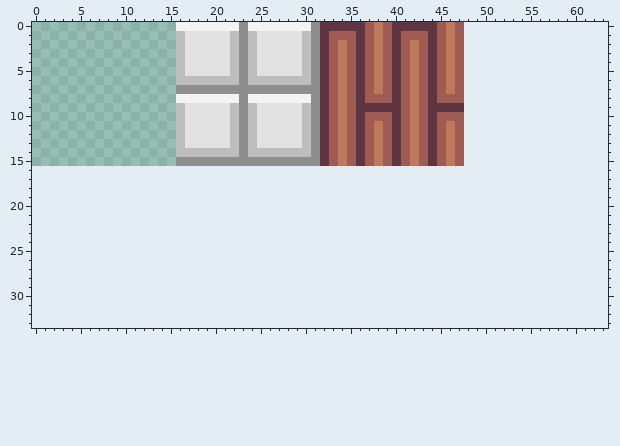
One commit to this pixel-art sprite: sprites/spr_tiles_indoor/layers/6a3d0c6b-b094-4721-9ac8-6388bea5e29b/05ff8856-4c5e-49f2-8e66-2f9ab866e2e1.png. The picture above was drawn from the file before the commit.
The file is 48x16 pixels. Shown: x 0..63, y 0..33. The old version is drawn lined up with the new one, on the new canvas.
After:
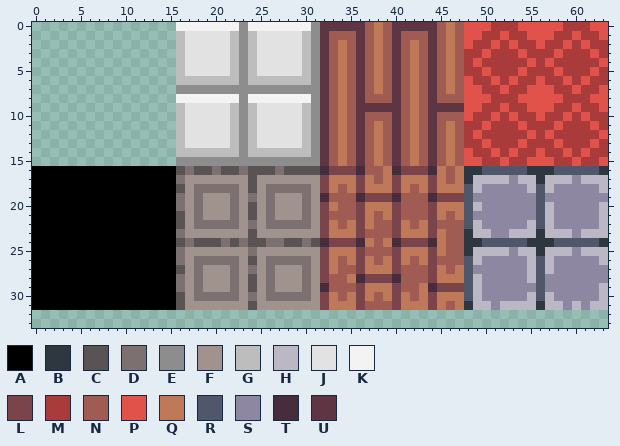
Palette (. is transparent): A #000000  B #2e3740  C #5a5353  D #7d7071  E #8d8d8d  F #a0938e  G #bdbdbd  H #bcb7c5  J #e2e2e2  K #f3f3f3  L #7a444a  M #a93b3b  N #a05b53  P #e1534a  Q #bf7958  R #50576b  S #8d87a2  T #472d3c  U #5e3643
From old to new:
canvas 48x16 -> 64x64
Changed rows in their new state; - is an unchanged pixel.
first column x 0:
 0 ------------------------------------------------PPPMMMPPPPPMMMPP
 1 ------------------------------------------------PPMMPMMPPPMMPMMP
 2 ------------------------------------------------PMMPMPMMPMMPMPMM
 3 ------------------------------------------------MMPMMMPMMMPMMMPM
 4 ------------------------------------------------MPMMMMMPMPMMMMMP
 5 ------------------------------------------------MMPMMMPMMMPMMMPM
 6 ------------------------------------------------PMMPMPMMPMMPMPMM
 7 ------------------------------------------------PPMMPMMPPPMMPMMP
 8 ------------------------------------------------PPPMMMPPPPPMMMPP
 9 ------------------------------------------------PPMMPMMPPPMMPMMP
10 ------------------------------------------------PMMPMPMMPMMPMPMM
11 ------------------------------------------------MMPMMMPMMMPMMMPM
12 ------------------------------------------------MPMMMMMPMPMMMMMP
13 ------------------------------------------------MMPMMMPMMMPMMMPM
14 ------------------------------------------------PMMPMPMMPMMPMPMM
15 ------------------------------------------------PPMMPMMPPPMMPMMP
16 AAAAAAAAAAAAAAAACDCCDCCDCCCDCCCCTLLLTNNQTLLLTQNQBBRRRRRBBBRRRRRB
17 AAAAAAAAAAAAAAAADFFFFFFFCFFFFFFFLQQQLQNQLQQQLQNQBHHHHSHHBHHHSHHH
18 AAAAAAAAAAAAAAAACFDDDDDFCFDDDDDFLQNQLQQQLQNQLQQQRHSSSSSHRHSSSSSH
19 AAAAAAAAAAAAAAAADFDFFFDFDFDFFFDFTNNNTLLLTNNNTLLLRSSSSSSSRSSSSSSS
20 AAAAAAAAAAAAAAAADFDFFFDFCFDFFFDFLQNNLQQQLNNNLQQQRHSSSSSSRHSSSSSH
21 AAAAAAAAAAAAAAAACFDFFFDFCFDFFFDFLNNNLQNQLNNNLQNQRSSSSSSSRHSSSSSH
22 AAAAAAAAAAAAAAAACFDDDDDFDFDDDDDFLQNQLQNNLQNQLNNNRHSSSSSHRHSSSSSH
23 AAAAAAAAAAAAAAAADFFFFFFFCFFFFFFFLQQQLNNNLQQQLQNNBHHSSHHHBHHHSHHH
24 AAAAAAAAAAAAAAAACDCCCDCDCCDDCCDCTLLLTQNQTLLLTQNNBBRRRRRBBBRRRRRB
25 AAAAAAAAAAAAAAAADFFFFFFFDFFFFFFFLQQQLNNNLQQQLQNNBHHHHSHHBHHHSHHH
26 AAAAAAAAAAAAAAAADFDDDDDFCFDDDDDFLQNQLQNQLQNQLNNNRHSSSSSHRHSSSSSH
27 AAAAAAAAAAAAAAAACFDFFFDFDFDFFFDFLQNNLQQQLNNNLQNQRSSSSSSHRHSSSSSS
28 AAAAAAAAAAAAAAAADFDFFFDFCFDFFFDFLNNQTLLLTNNNLQQQRHSSSSSHRSSSSSSS
29 AAAAAAAAAAAAAAAADFDFFFDFCFDFFFDFTNNNLQQQLNNQTLLLRHSSSSSSRSSSSSSH
30 AAAAAAAAAAAAAAAACFDDDDDFDFDDDDDFLQNQLQNQLQNQLQQQRHSSSSSHRHSSSSSH
31 AAAAAAAAAAAAAAAACFFFFFFFCFFFFFFFLQQQLNNNLQQQLQNQBHHSHHHHBHHSHSHH
Boxes around the changes in both pictures, in picture pixels (x1, y1, x2, y2):
added: (32, 22, 608, 310)
